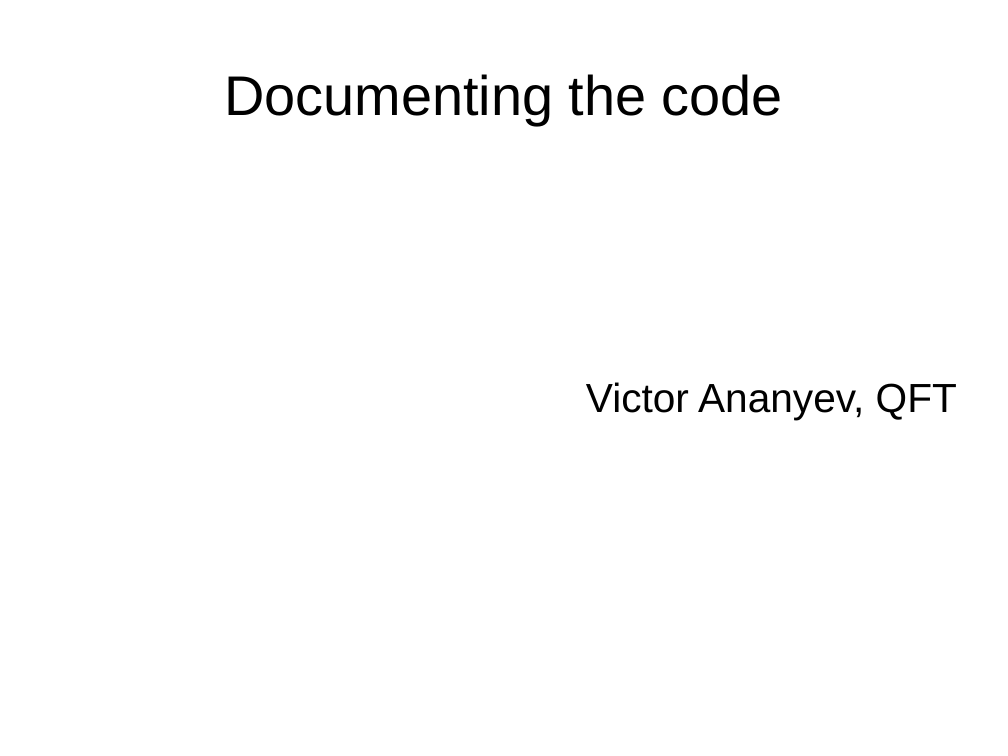
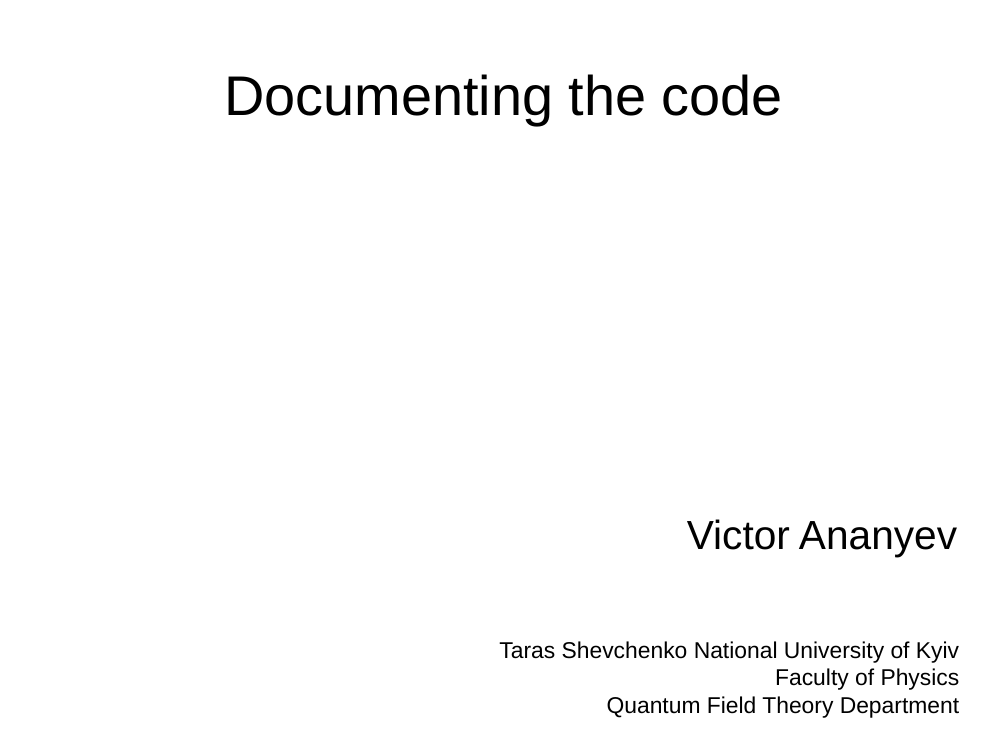
Before and after one commit to vindex10/codoc, a slide deck: slide 1 of slides/codoc.odp. Drawn at 1008x756 pixels with LibreOffice and Linux fonts; fonts in the diff are those of the drawing. Boxes give left, top, right and bottom in pixels: in the first picture for what was removed or moved away, otherwise in the second. Text is boxed around its words. In the diff, an @@ line names an element or a change of style, - is before the commit and + after.

```diff
--- a/slides/codoc.odp
+++ b/slides/codoc.odp
@@ subtitle at (687,519,957,556): text changed @@
-Victor Ananyev, QFT
+Victor Ananyev
@@ text added at (499,641,960,718), 18 pt, text #000000 @@
+Taras Shevchenko National University of Kyiv
+Faculty of Physics
+Quantum Field Theory Department
```
Also in this commit, not shown: 3 other files.
